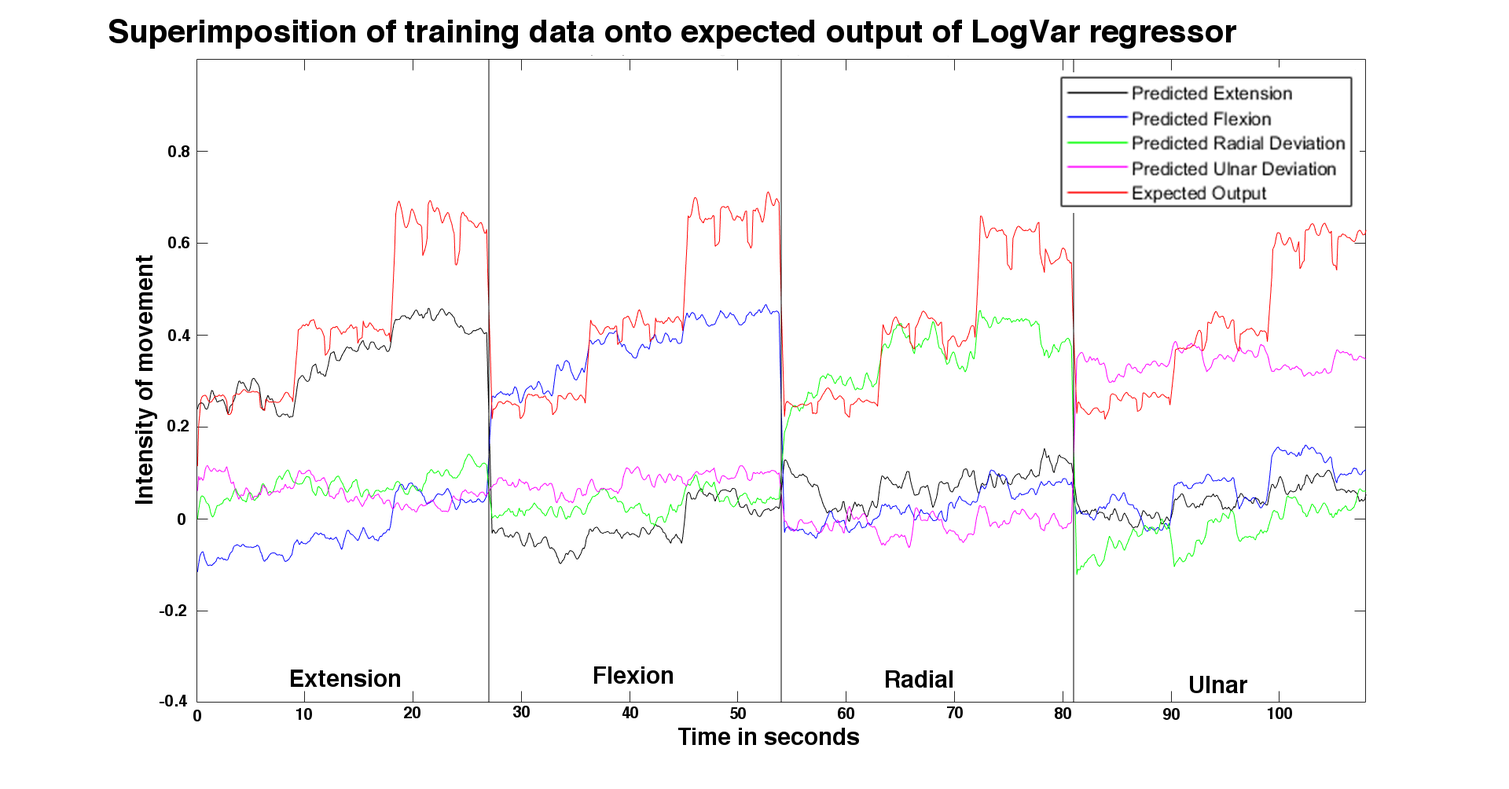
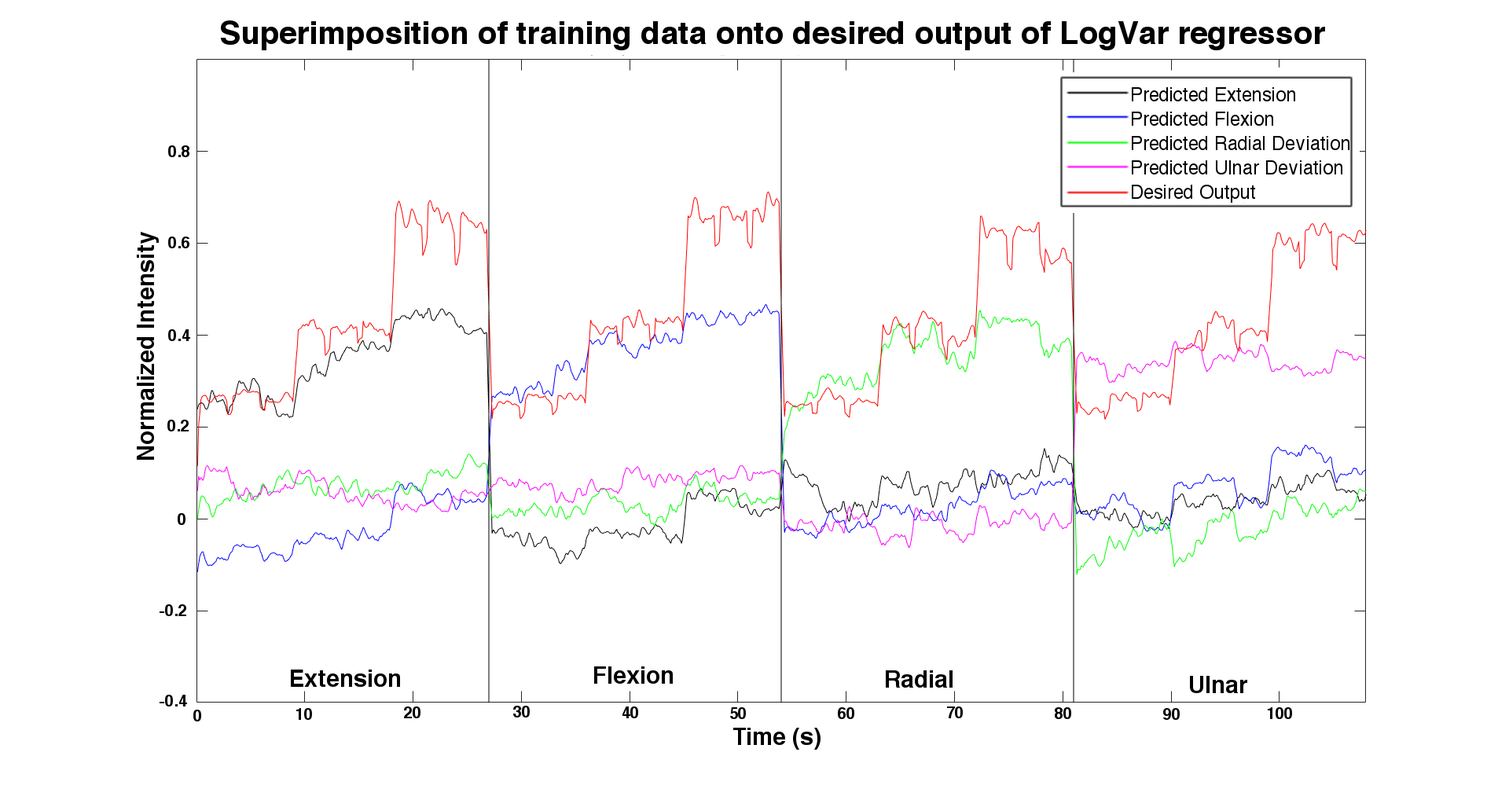
The second (1509, 789) image is a revision of the first. Changes to its layers:
painted on "Superimposition of training da..." over bbox(109, 18, 1326, 51)
renamed "Time in seconds" to "Time (s)", painted on it over bbox(678, 727, 860, 750)
renamed "Intensity of movement" to "Normalized Intensity", painted on it over bbox(135, 231, 159, 504)
painted on "lable" over bbox(1132, 84, 1350, 204)
